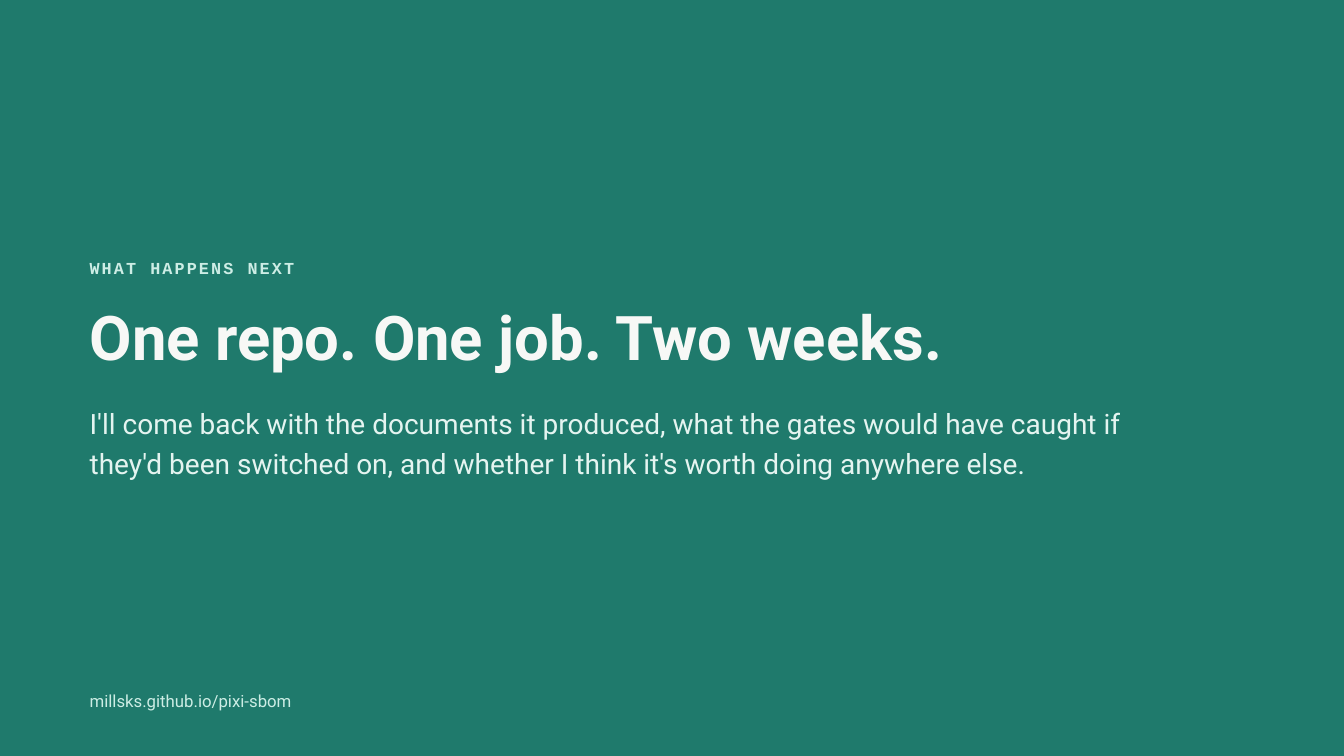
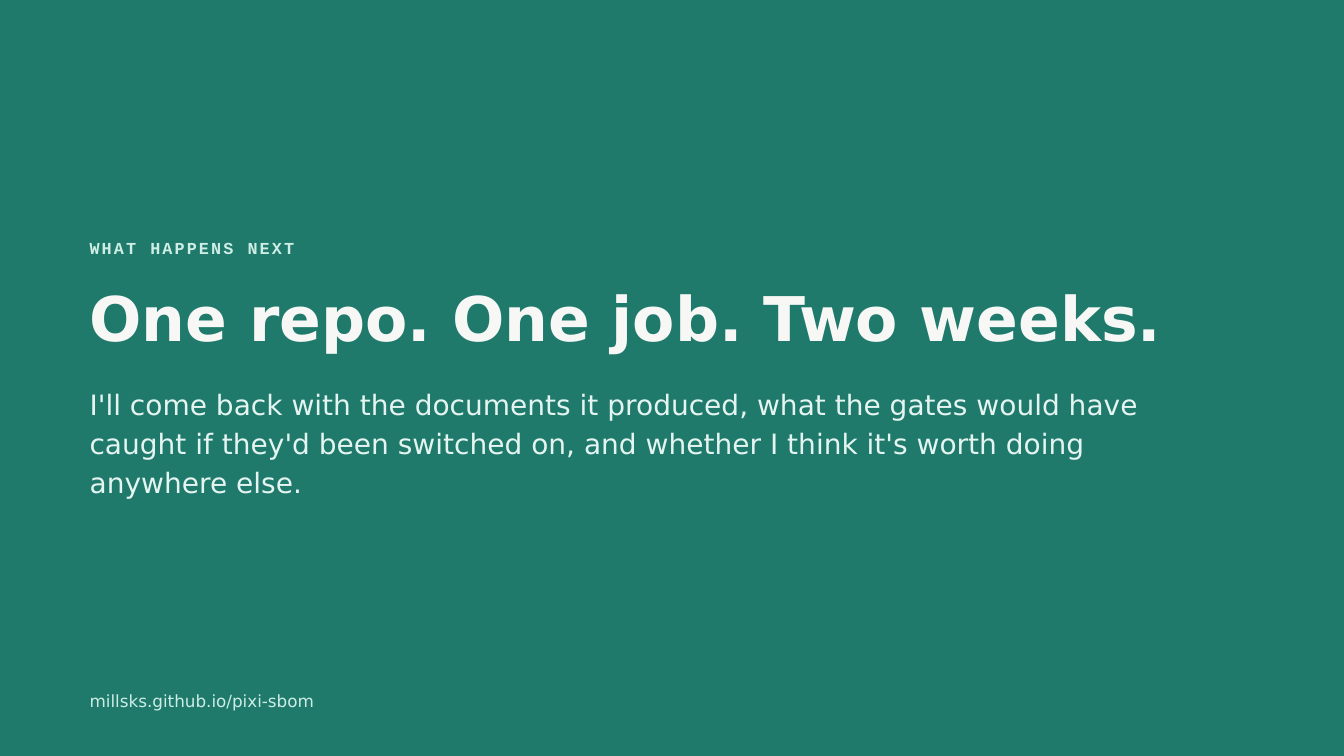
Before and after one commit to aesir-oss/pixi-sbom, a slide deck: slide 12 of docs/presentations/engineering-management/pixi-sbom-engineering.pptx. Drawn at 1344x756 pixels with LibreOffice and Linux fonts; fonts in the diff are those of the drawing. Boxes give left, top, right and bottom in pixels: in the first picture for what was removed or moved away, otherwise in the second. Text is boxed around its words. In the diff, an @@ line names an element or a change of style, - is before the commit and + after.

```diff
--- a/docs/presentations/engineering-management/pixi-sbom-engineering.pptx
+++ b/docs/presentations/engineering-management/pixi-sbom-engineering.pptx
@@ text "WHAT HAPPENS NEXT": place and size @@
-text "WHAT HAPPENS NEXT" at [90,263,295,274]
+text "WHAT HAPPENS NEXT" at [90,243,295,254]
@@ font Roboto to DejaVu Sans in 3 elements at [90,393,1138,499], [90,694,314,711], [90,294,1161,354] @@
@@ title "One repo. One job. Two ...": place and size @@
-title "One repo. One job. Two ..." at [90,313,942,373]
+title "One repo. One job. Two ..." at [90,294,1161,354]
@@ text "I'll come back with the ...": place and size @@
-text "I'll come back with the ..." at [90,412,1121,480]
+text "I'll come back with the ..." at [90,393,1138,499]
```
Also in this commit, not shown: 10 other slides changed, 1 slide added, 1 slide removed, 16 other files.
